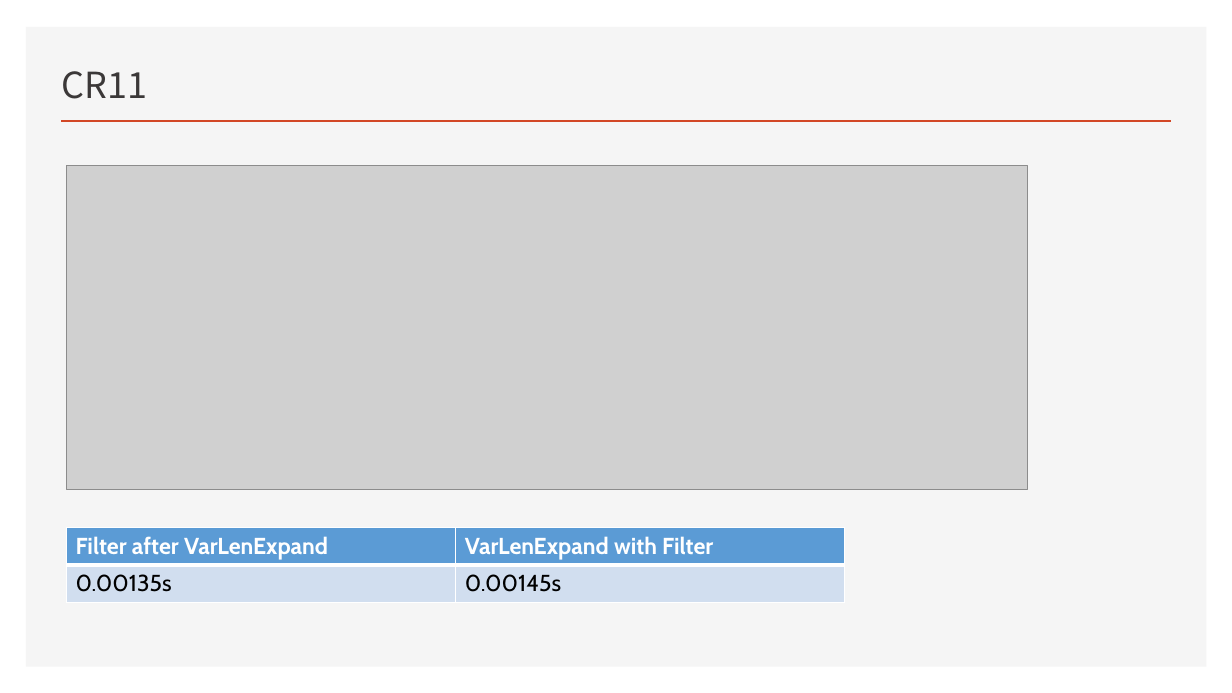
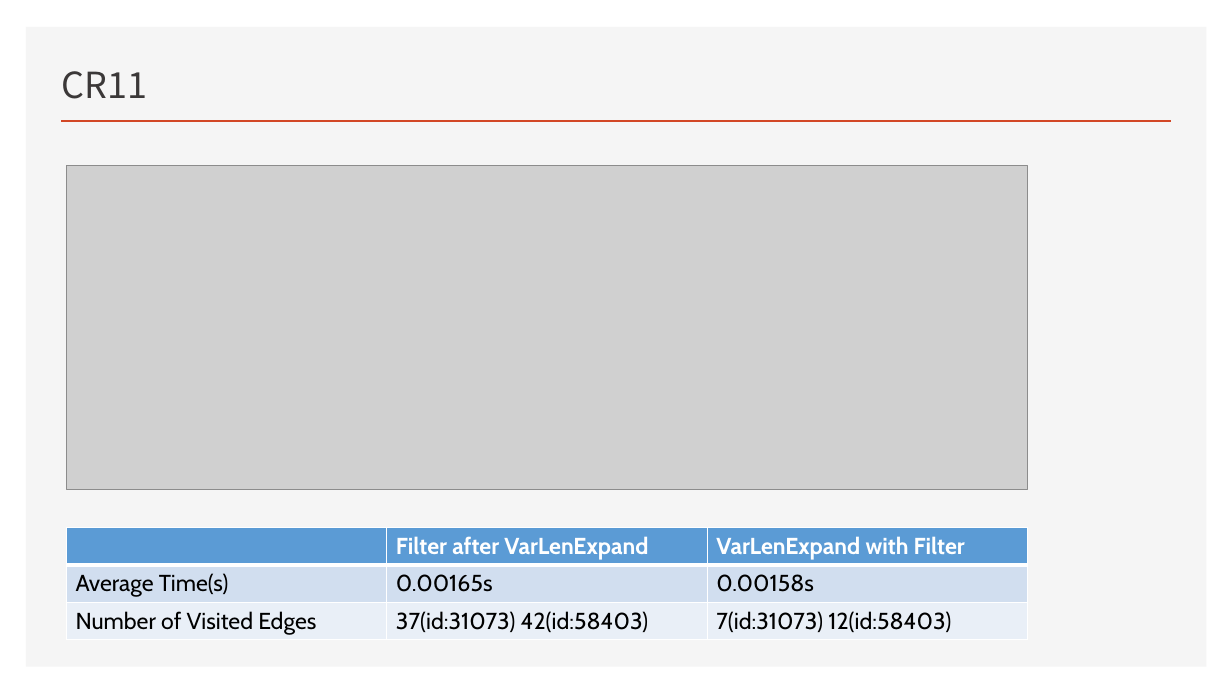
Before and after one commit to peace-dove/demo, a slide deck: slide 20 of transfer/4.3.pptx (slide 19 before the commit). Drawn at 1232x693 pixels with LibreOffice and Linux fonts; fonts in the diff are those of the drawing; grey boxes stand for pictures. Boxes give left, top, right and bottom in pixels: in the first picture for what was removed or moved away, otherwise in the second. Text is boxed around its words. In the diff, an @@ line names an element or a change of style, - is before the commit and + after.

Commit message:
ppt v1.1

```diff
--- a/transfer/4.3.pptx
+++ b/transfer/4.3.pptx
@@ table at bbox=[67, 528, 1029, 639] @@
-Filter after VarLenExpand | VarLenExpand with Filter
-0.00135s | 0.00145s
+ | Filter after VarLenExpand | VarLenExpand with Filter
+Average Time(s) | 0.00165s | 0.00158s
+Number of Visited Edges | 37(id:31073) 42(id:58403) | 7(id:31073) 12(id:58403)
@@ table: place and size @@
-table at bbox=[67, 528, 845, 602]
+table at bbox=[67, 528, 1029, 639]
```
Also in this commit, not shown: 9 other slides changed, 2 slides added, 4 slides removed.
